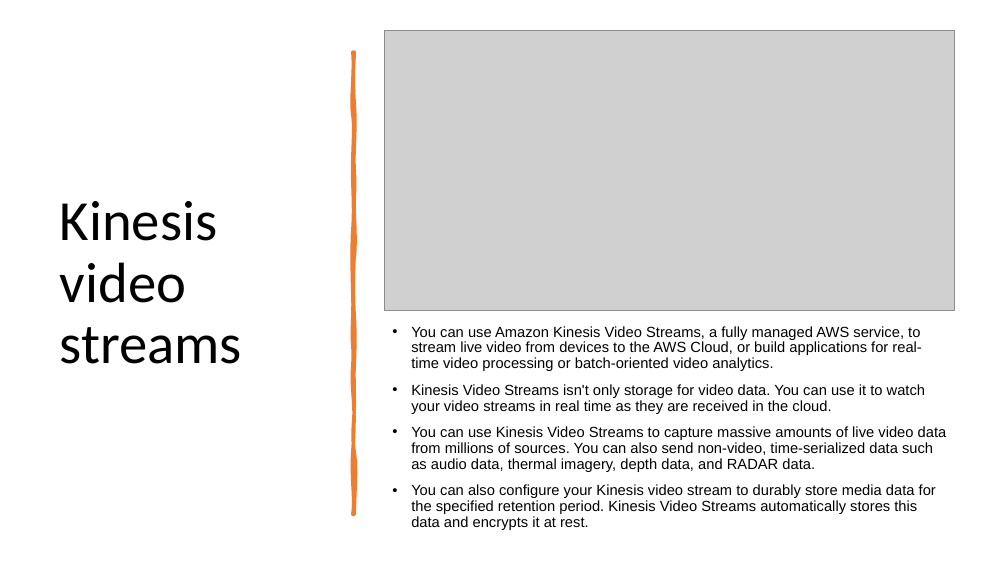
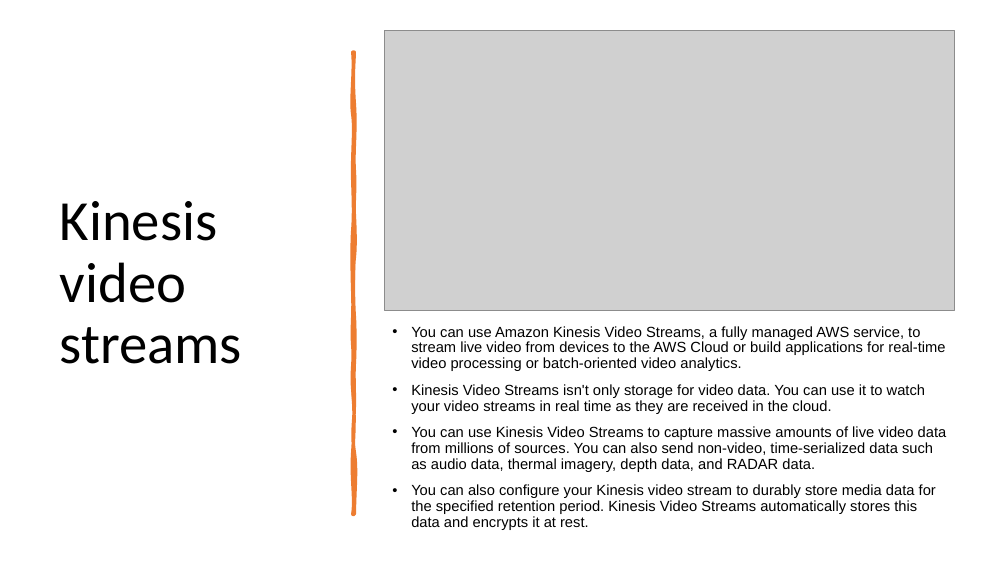
Before and after one commit to IlyaChakun/aws-iba-courses, a slide deck: slide 31 of lecture-materials/Analytics/Kinesis/Kinesis.pptx (slide 17 before the commit). Drawn at 1008x567 pixels with LibreOffice and Linux fonts; fonts in the diff are those of the drawing; grey boxes stand for pictures. Boxes give left, top, right and bottom in pixels: in the first picture for what was removed or moved away, otherwise in the second. Text is boxed around its words. In the diff, an @@ line names an element or a change of style, - is before the commit and + after.

```diff
--- a/lecture-materials/Analytics/Kinesis/Kinesis.pptx
+++ b/lecture-materials/Analytics/Kinesis/Kinesis.pptx
@@ text at (411, 326, 945, 371): text changed @@
-• You can use Amazon Kinesis Video Streams, a fully managed AWS service, to stream live video from devices to the AWS Cloud, or build applications for real-time video processing or batch-oriented video analytics.
+• You can use Amazon Kinesis Video Streams, a fully managed AWS service, to stream live video from devices to the AWS Cloud or build applications for real-time video processing or batch-oriented video analytics.
```
Also in this commit, not shown: 7 other slides changed, 14 slides added, 24 other files.
